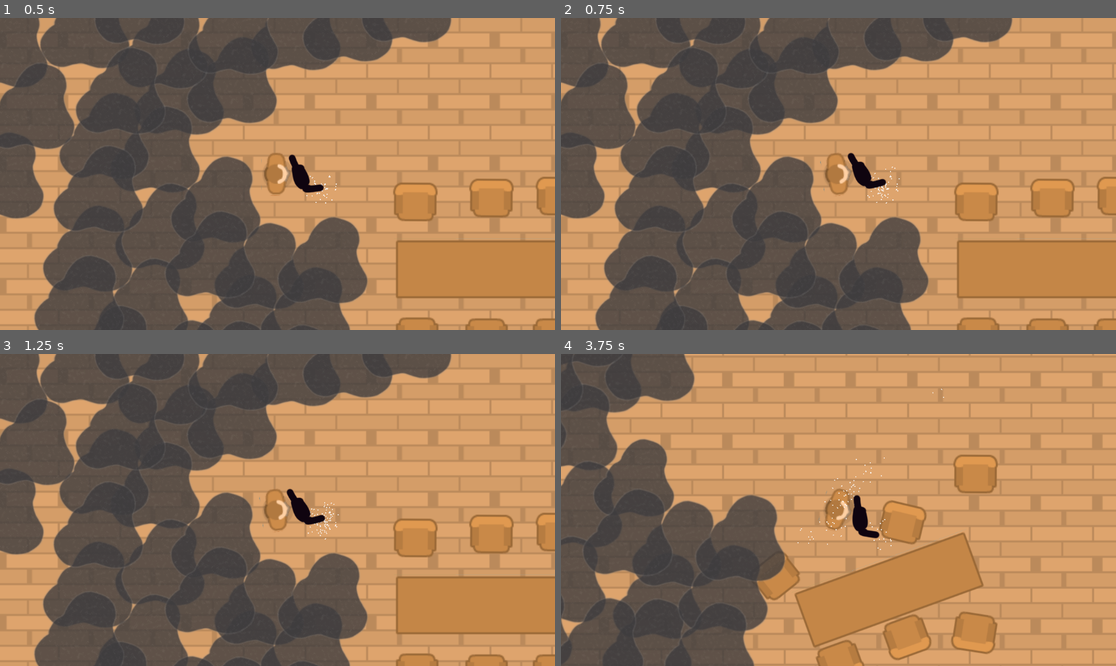
Above: before the commit, frames 1-4 (two rows, left to right).
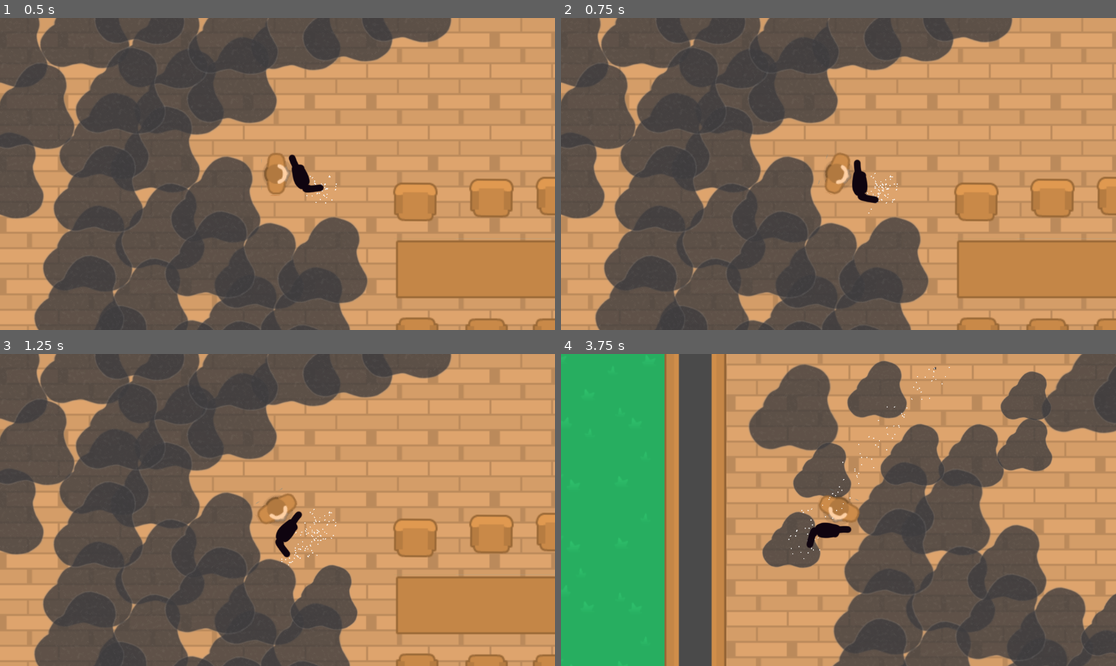
Above: after the commit, the same moments.

Repository: Laob/erase-the-dust
Game: Godot game, scene res://main.tscn
Two runs of this game, one before a commit and one after it. Both use one fixed random seed, a clock stepped at 60 frames per second and the inputs below.
Inputs (mouse positions are in pixels of both pictures, inside the frame that each line leads up to):
- Up to frame 1 (0.5 s): no input
- Up to frame 2 (0.75 s): tap Enter at 0.5 s; move the mouse to (960, 158) at 0.52 s; hold Right (ui_right) from 0.53 s (still down)
- Up to frame 3 (1.25 s): keep holding Right (ui_right)
- Up to frame 4 (3.75 s): move the mouse to (727, 525) at 1.27 s; release Right (ui_right) at 1.28 s; hold Down (ui_down) 1.28-2.03 s; move the mouse to (894, 441) at 2.02 s; hold Right (ui_right) 2.03-2.78 s; move the mouse to (810, 572) at 2.77 s; hold Up (ui_up) 2.78-3.53 s; move the mouse to (1005, 556) at 3.52 s; hold Left (ui_left) from 3.53 s (still down)

Frame 1 is identical in both runs. In frame 2, 0.6% of the frame differs, in the area x 46-62%, y 43-63%; in frame 3, 2.1%; in frame 4, 75%, in the area x 0-100%, y 0-100%.

Commit message:
player alternative movement v3

Diff:
--- a/player/player.gd
+++ b/player/player.gd
@@ -5,7 +5,7 @@
 @export var speed: int = 300
 @export var push_force: float = 10
 
-var friction = 0.18
+var rotation_speed = 1.5  # turning speed in radians/sec
 
 var gravity = ProjectSettings.get_setting("physics/2d/default_gravity")
 
@@ -13,42 +13,45 @@
 	Input.set_mouse_mode(Input.MOUSE_MODE_HIDDEN)
 	pass
 
-#
-#func _physics_process(delta):
-	#direction = Vector2(
-		#Input.get_axis("ui_left", "ui_right"),
-		#Input.get_axis("ui_down", "ui_up")
-	#)
-	#
-	#
-	#direction.normalized()
-	#velocity = direction * speed
-	#for index in get_slide_collision_count():
-		#var collision = get_slide_collision(index)
-		#var collison_body = collision.get_collider()
-		#if collison_body is RigidBody2D:
-			#collison_body.apply_central_impulse(-collision.get_normal() * push_force)
-	#
-	#move_and_slide()
-	#pass
+func _physics_process(delta):
+	# _movement_v1()
+	# _movement_v2()
+	_movement_v3(delta)
+	pass
 
-func _physics_process(delta):
+func _movement_v1():
+	direction = Vector2(
+		Input.get_axis("ui_left", "ui_right"),
+		Input.get_axis("ui_down", "ui_up")
+	)
+	direction.normalized()
+	velocity = direction * speed
+	handle_collision()
+	look_at(get_global_mouse_position())
+	move_and_slide()
+
+func _movement_v2():
 	look_at(get_global_mouse_position())
 	var move_input = Input.get_axis("ui_down", "ui_up")
 	velocity = transform.x * move_input * speed
+	handle_collision()
 	move_and_slide()
+
+
+func _movement_v3(delta):
+
+	var move_input = Input.get_axis("ui_down", "ui_up")
+	velocity = transform.x * move_input * speed
+	var rotation_direction = Input.get_axis("ui_left", "ui_right")
+	rotation += rotation_direction * rotation_speed * delta
+	direction.normalized()
+	velocity = transform.x * move_input * speed
+	handle_collision()
+	move_and_slide()
+
+func handle_collision():
 	for index in get_slide_collision_count():
 		var collision = get_slide_collision(index)
 		var collison_body = collision.get_collider()
 		if collison_body is RigidBody2D:
 			collison_body.apply_central_impulse(-collision.get_normal() * push_force)
-	pass
-
-func _input(event):
-	if event is InputEventMouseMotion:
-		look_at(get_global_mouse_position())
-	elif  event is InputEventJoypadMotion:
-		var joystick_horizontal = Input.get_joy_axis(0, JOY_AXIS_RIGHT_X)
-		var joystick_vertical = Input.get_joy_axis(0, JOY_AXIS_RIGHT_Y)
-		rotation = atan2(joystick_vertical, joystick_horizontal)
-	pass
